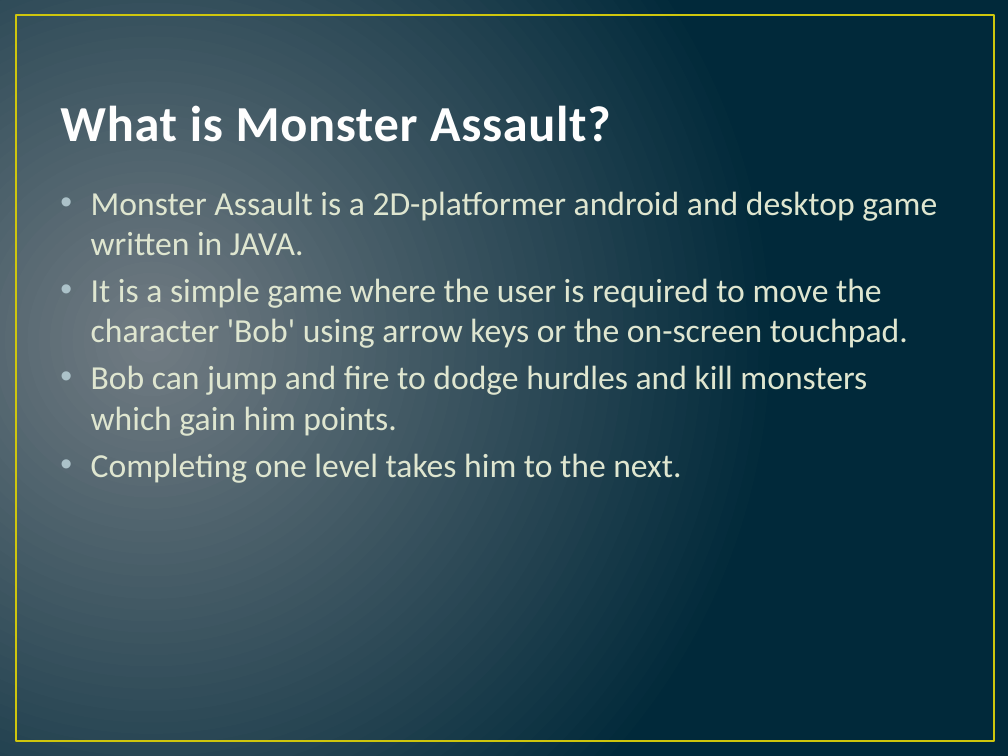
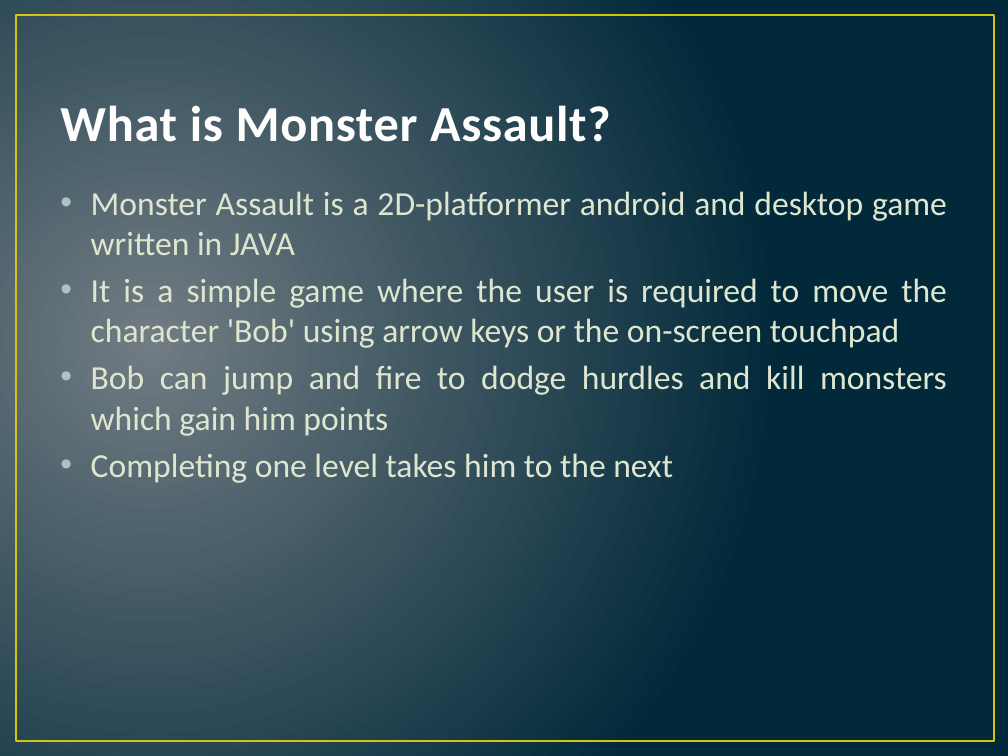
Before and after one commit to mayankrastogi/MonsterAssault, a slide deck: slide 2 of Documentation/Monster Assault.pptx. Drawn at 1008x756 pixels with LibreOffice and Linux fonts; fonts in the diff are those of the drawing. Boxes give left, top, right and bottom in pixels: in the first picture for what was removed or moved away, otherwise in the second. Text is boxed around its words. In the diff, an @@ line names an element or a change of style, - is before the commit and + after.

```diff
--- a/Documentation/Monster Assault.pptx
+++ b/Documentation/Monster Assault.pptx
@@ text at (91, 191, 947, 483): text changed @@
-• Monster Assault is a 2D-platformer android and desktop game written in JAVA.
-• It is a simple game where the user is required to move the character 'Bob' using arrow keys or the on-screen touchpad.
-• Bob can jump and fire to dodge hurdles and kill monsters which gain him points.
-• Completing one level takes him to the next.
+• Monster Assault is a 2D-platformer android and desktop game written in JAVA
+• It is a simple game where the user is required to move the character 'Bob' using arrow keys or the on-screen touchpad
+• Bob can jump and fire to dodge hurdles and kill monsters which gain him points
+• Completing one level takes him to the next
```
Also in this commit, not shown: 8 other slides changed.
